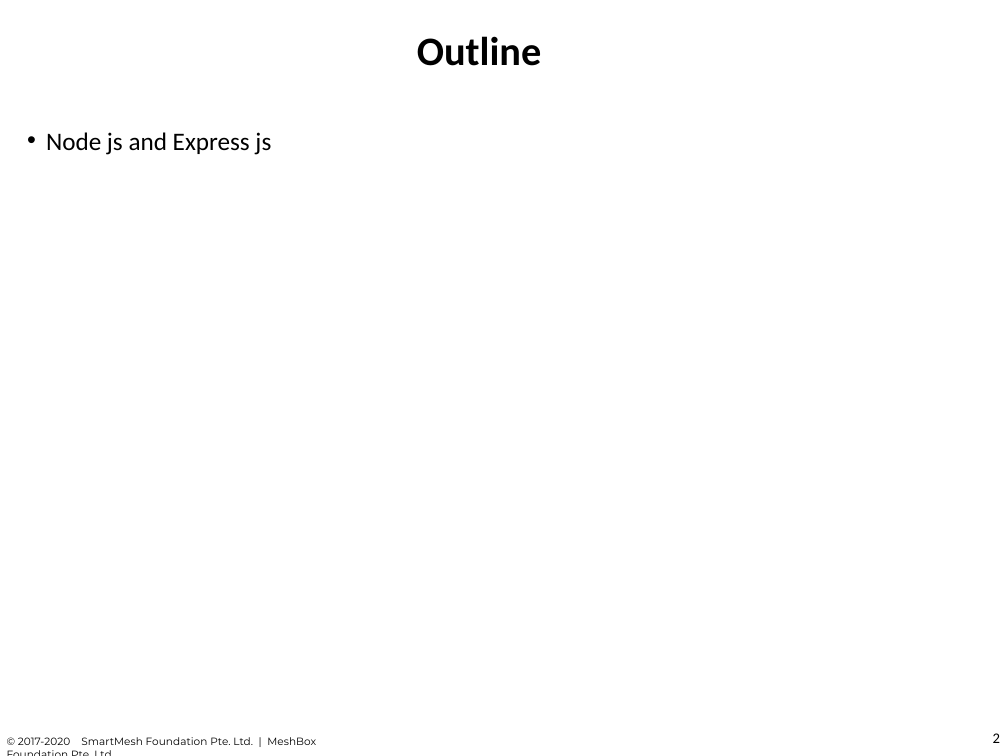
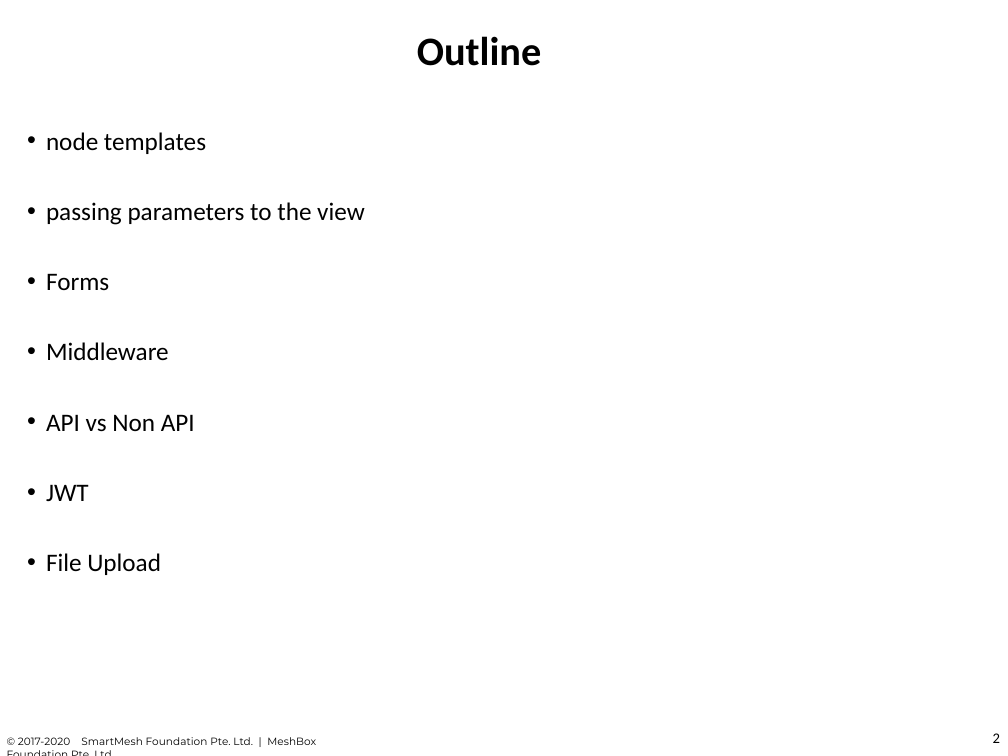
Before and after one commit to chuacw/SGUS-Slides, a slide deck: slide 2 of BCI - Batch2 - Day8 - Node & Express 2.pptx. Drawn at 1008x756 pixels with LibreOffice and Linux fonts; fonts in the diff are those of the drawing. Boxes give left, top, right and bottom in pixels: in the first picture for what was removed or moved away, otherwise in the second. Text is boxed around its words. In the diff, an @@ line names an element or a change of style, - is before the commit and + after.

```diff
--- a/BCI - Batch2 - Day8 - Node & Express 2.pptx
+++ b/BCI - Batch2 - Day8 - Node & Express 2.pptx
@@ text at <box>46,132,365,575</box>: text changed @@
-• Node js and Express js
+• node templates
+• passing parameters to the view
+• Forms
+• Middleware
+• API vs Non API
+• JWT
+• File Upload
```
Also in this commit, not shown: 6 other slides changed, 2 slides added, 4 slides removed, 1 other file.
